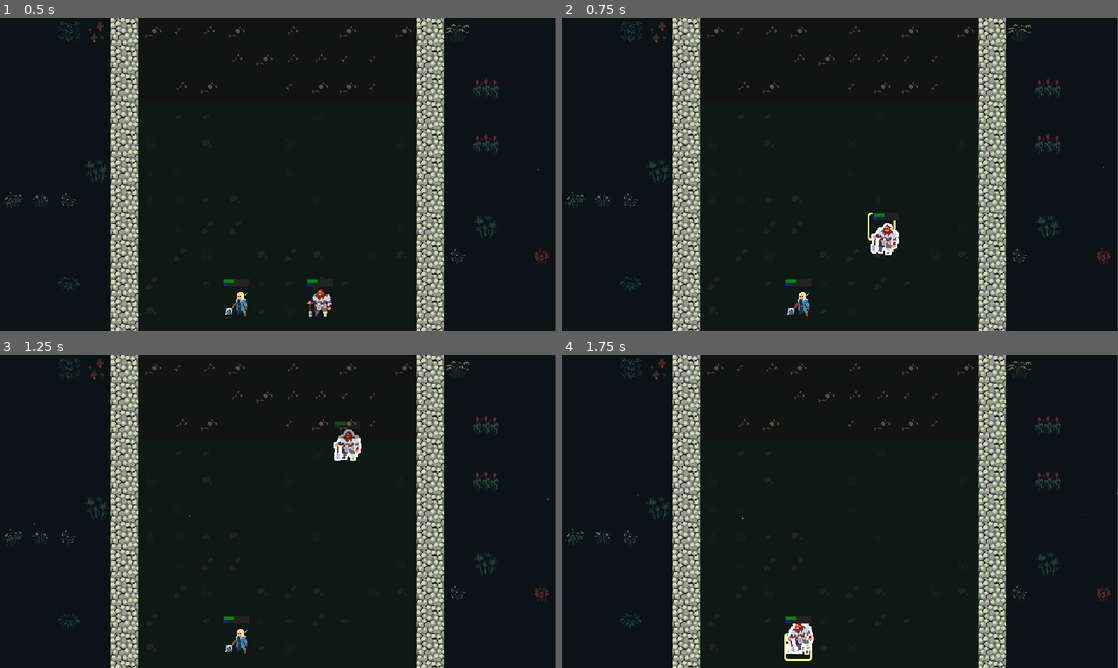
Above: before the commit, frames 1-4 (two rows, left to right).
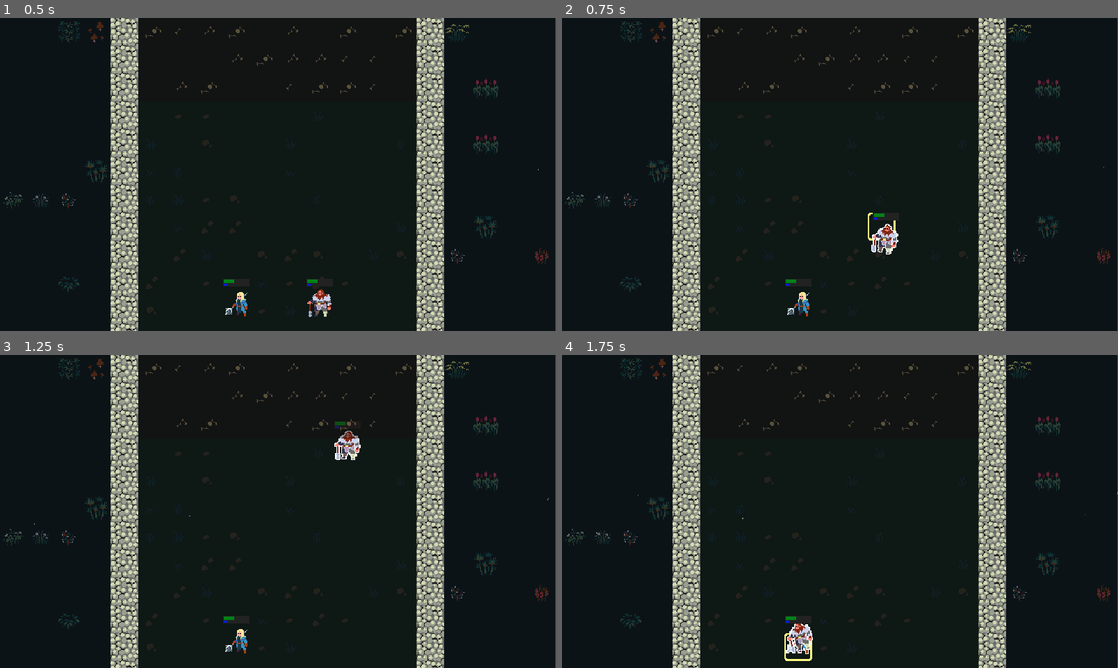
Above: after the commit, the same moments.

Repository: aezukme/tjt
Game: Godot game, scene res://scenes/arena/arena.tscn
Two runs of this game, one before a commit and one after it. Both use one fixed random seed, a clock stepped at 60 frames per second and the inputs below.
Inputs (mouse positions are in pixels of both pictures, inside the frame that each line leads up to):
- Up to frame 1 (0.5 s): no input
- Up to frame 2 (0.75 s): tap Enter at 0.5 s; drag from (878, 302) to (895, 105) at 0.52 s
- Up to frame 3 (1.25 s): no input
- Up to frame 4 (1.75 s): drag from (906, 445) to (795, 639) at 1.27 s

Frame 1 is identical in both runs. In frame 2, less than 0.1% of the frame differs, in the area x 55-61%, y 65-76%; in frame 3, less than 0.1%; in frame 4, less than 0.1%, in the area x 40-46%, y 85-96%.

Commit message:
added unit spawner, comments for func

Diff:
--- a/components/drag_and_drop.gd
+++ b/components/drag_and_drop.gd
@@ -13,16 +13,19 @@
 var dragging := false
 
 
+## Called when the node enters the scene tree. Asserts and connects input event.
 func _ready() -> void:
 	assert(target, "No target set for DragAndDrop Component!")
 	target.input_event.connect(_on_target_input_event.unbind(1))
 
 
+## Updates the target's position to follow the mouse while dragging.
 func _process(_delta: float) -> void:
 	if dragging and target:
 		target.global_position = target.get_global_mouse_position() + offset
 
 
+## Handles input for canceling or dropping the drag operation.
 func _input(event: InputEvent) -> void:
 	if dragging and event.is_action_pressed("cancel_drag"):
 		_cancel_dragging()
@@ -30,17 +33,20 @@
 		_drop()
 
 
+## Ends the dragging state and resets the target's group and z-index.
 func _end_dragging() -> void:
 	dragging = false
 	target.remove_from_group("dragging")
 	target.z_index = 0
 
 
+## Cancels dragging and emits the drag_canceled signal.
 func _cancel_dragging() -> void:
 	_end_dragging()
 	drag_canceled.emit(starting_position)
 
 
+## Starts dragging, records the starting position, and emits drag_started.
 func _start_dragging() -> void:
 	dragging = true
 	starting_position = target.global_position
@@ -50,11 +56,13 @@
 	drag_started.emit()
 
 
+## Ends dragging and emits the dropped signal.
 func _drop() -> void:
 	_end_dragging()
 	dropped.emit(starting_position)
 
 
+## Handles input events on the target to start dragging if appropriate.
 func _on_target_input_event(_viewport: Node, event: InputEvent) -> void:
 	if not enabled:
 		return
--- a/components/outline_highlighter.gd
+++ b/components/outline_highlighter.gd
@@ -6,13 +6,16 @@
 @export_range(1, 10) var outline_thickness: int
 
 
+## Sets the outline color shader parameter on ready.
 func _ready() -> void:
 	visuals.material.set_shader_parameter("line_color", outline_color)
 
 
+## Clears the outline highlight by setting thickness to 0.
 func clear_highlight() -> void:
 	visuals.material.set_shader_parameter("line_thickness", 0)
 
 
+## Applies the outline highlight by setting thickness to the configured value.
 func highlight() -> void:
 	visuals.material.set_shader_parameter("line_thickness", outline_thickness)
--- a/components/play_area.gd
+++ b/components/play_area.gd
@@ -6,17 +6,22 @@
 
 var bounds: Rect2i
 
+## Initializes the play area bounds based on the unit grid size.
 func _ready() -> void:
 	bounds = Rect2i(Vector2i.ZERO, unit_grid.size)
 
+## Converts a global position to a tile coordinate in this play area.
 func get_tile_from_global(global: Vector2) -> Vector2i:
 	return local_to_map(to_local(global))
 
+## Converts a tile coordinate to a global position in this play area.
 func get_global_from_tile(tile: Vector2i) -> Vector2:
 	return to_global(map_to_local(tile))
 
+## Returns the tile currently hovered by the mouse in this play area.
 func get_hovered_tile() -> Vector2i:
 	return local_to_map(get_local_mouse_position())
 
+## Returns true if the given tile is within the play area bounds.
 func is_tile_within_bounds(tile: Vector2i) -> bool:
 	return bounds.has_point(tile)
--- a/components/tile_highlighter.gd
+++ b/components/tile_highlighter.gd
@@ -9,6 +9,7 @@
 @onready var source_id := play_area.tile_set.get_source_id(0)
 
 
+## Updates the highlight tile each frame if enabled and within bounds.
 func _process(_delta: float) -> void:
 	if not enabled:
 		return
@@ -22,6 +23,7 @@
 	_update_tile(selected_tile)
 
 
+## Enables or disables the tile highlighter, clearing highlight if disabled.
 func _set_enabled(new_value: bool) -> void:
 	enabled = new_value
 
@@ -29,6 +31,7 @@
 		highlight_layer.clear()
 
 
+## Highlights the specified tile on the highlight layer.
 func _update_tile(selected_tile: Vector2i) -> void:
 	highlight_layer.clear()
 	highlight_layer.set_cell(selected_tile, source_id, tile)
--- a/components/unit_grid.gd
+++ b/components/unit_grid.gd
@@ -7,15 +7,18 @@
 
 var units: Dictionary
 
+## Initializes the grid dictionary with empty slots for each tile.
 func _ready() -> void:
 	for i in range(size.x):
 		for j in range(size.y):
 			units[Vector2i(i, j)] = null
 
+## Adds a unit to the specified tile and emits a change signal.
 func add_unit(tile: Vector2i, unit: Node) -> void:
 	units[tile] = unit
 	unit_grid_changed.emit()
 
+## Removes a unit from the specified tile and emits a change signal.
 func remove_unit(tile: Vector2i) -> void:
 	var unit := units[tile] as Node
 
@@ -25,18 +28,22 @@
 	units[tile] = null
 	unit_grid_changed.emit()
 
+## Returns true if the specified tile is occupied by a unit.
 func is_tile_occupied(tile: Vector2i) -> bool:
 	return units[tile] != null
 
+## Returns true if all tiles in the grid are occupied.
 func is_grid_full() -> bool:
 	return units.keys().all(is_tile_occupied)
 
+## Returns the first available (empty) tile in the grid, or (-1, -1) if full.
 func get_first_available_tile() -> Vector2i:
 	for tile in units.keys():
 		if not is_tile_occupied(tile):
 			return tile
 	return Vector2i(-1, -1)
 
+## Returns an array of all units currently in the grid.
 func get_all_units() -> Array:
 	var unit_list = []
 
--- a/components/unit_mover.gd
+++ b/components/unit_mover.gd
@@ -3,21 +3,25 @@
 
 @export var play_areas: Array[PlayArea]
 
+## Called when the node enters the scene tree. Sets up all units in the scene.
 func _ready() -> void:
 	var units := get_tree().get_nodes_in_group("units")
 	for unit: Unit in units:
 		setup_unit(unit)
 
 
+## Connects drag-and-drop signals for a given unit to the mover's handlers.
 func setup_unit(unit: Unit) -> void:
 	unit.drag_and_drop.drag_started.connect(_on_unit_drag_started.bind(unit))
 	unit.drag_and_drop.drag_canceled.connect(_on_unit_drag_canceled.bind(unit))
 	unit.drag_and_drop.dropped.connect(_on_unit_dropped.bind(unit))
 
+## Enables or disables tile highlighters for all play areas.
 func _set_highlighters(enabled: bool) -> void:
 	for play_area: PlayArea in play_areas:
 		play_area.tile_highlighter.enabled = enabled
 
+## Returns the index of the play area containing the given global position.
 func _get_play_area_for_position(global: Vector2) -> int:
 	var dropped_area_index := -1
 
@@ -29,6 +33,7 @@
 	return dropped_area_index
 
 
+## Resets a unit to its starting position and updates the grid.
 func _reset_unit_to_starting_position(starting_position: Vector2, unit: Unit) -> void:
 	var i := _get_play_area_for_position(starting_position)
 	var tile := play_areas[i].get_tile_from_global(starting_position)
@@ -36,11 +41,13 @@
 	unit.reset_after_dragging(starting_position)
 	play_areas[i].unit_grid.add_unit(tile, unit)
 
+## Moves a unit to a specific tile in a play area and updates its position.
 func _move_unit(unit: Unit, play_area: PlayArea, tile: Vector2i) -> void:
 	play_area.unit_grid.add_unit(tile, unit)
 	unit.global_position = play_area.get_global_from_tile(tile) - Arena.HALF_CELL_SIZE
 	unit.reparent(play_area.unit_grid)
 
+## Handler for when a unit starts being dragged. Removes it from its old tile.
 func _on_unit_drag_started(unit: Unit) -> void:
 	_set_highlighters(true)
 
@@ -49,10 +56,12 @@
 		var tile := play_areas[i].get_tile_from_global(unit.global_position)
 		play_areas[i].unit_grid.remove_unit(tile)
 
+## Handler for when a unit drag is canceled. Resets the unit to its original position.
 func _on_unit_drag_canceled(starting_position: Vector2, unit: Unit) -> void:
 	_set_highlighters(false)
 	_reset_unit_to_starting_position(starting_position, unit)
 
+## Handler for when a unit is dropped. Moves the unit or swaps if occupied.
 func _on_unit_dropped(starting_position: Vector2, unit: Unit) -> void:
 	_set_highlighters(false)
 
--- /dev/null
+++ b/components/unit_spawner.gd
@@ -0,0 +1,43 @@
+
+# Spawns units into the first available play area (enemy or game area).
+class_name UnitSpawner
+extends Node
+
+
+# Emitted when a unit is spawned and added to the scene.
+signal unit_spawned(unit: Unit)
+
+
+# Preloads the unit scene for instancing new units.
+const UNIT = preload("res://scenes/unit/unit.tscn")
+
+
+# References to the enemy and game play areas where units can be spawned.
+@export var enemy_area: PlayArea
+@export var game_area: PlayArea
+
+
+# Returns the first play area (enemy or game) that has available space for a unit.
+func _get_first_available_area() -> PlayArea:
+	if not enemy_area.unit_grid.is_grid_full():
+		return enemy_area
+	elif not game_area.unit_grid.is_grid_full():
+		return game_area
+
+	return null
+
+
+
+# Spawns a new unit with the given stats in the first available play area.
+# Emits the unit_spawned signal after adding the unit.
+func spawn_unit(unit: UnitStats) -> void:
+	var area := _get_first_available_area()
+	assert(area, "No available space to add unit to!")
+
+	var new_unit := UNIT.instantiate()
+	var tile := area.unit_grid.get_first_available_tile()
+	area.unit_grid.add_child(new_unit)
+	area.unit_grid.add_unit(tile, new_unit)
+	new_unit.global_position = area.get_global_from_tile(tile) - Arena.HALF_CELL_SIZE
+	new_unit.stats = unit
+	unit_spawned.emit(new_unit)
--- a/components/velocity_based_rotation.gd
+++ b/components/velocity_based_rotation.gd
@@ -14,6 +14,7 @@
 var just_dropped := false
 
 
+## Called when the node enters the scene tree. Initializes last position and connects drag signals.
 func _ready() -> void:
 	if target:
 		last_position = target.global_position
@@ -28,6 +29,7 @@
 			drag_and_drop.drag_canceled.connect(_on_drag_canceled)
 
 
+## Handles smooth rotation of the target node based on drag velocity and state.
 func _process(delta: float) -> void:
 	if not enabled or not target:
 		return
@@ -76,6 +78,7 @@
 		target.rotation = lerp_angle(target.rotation, target_angle, lerp_weight)
 
 
+## Enables or disables the rotation effect, resetting rotation if disabled.
 func _set_enabled(value: bool) -> void:
 	enabled = value
 
@@ -83,12 +86,14 @@
 		target.rotation = 0.0
 
 
+## Resets rotation and state when the drag is dropped.
 func _on_dropped(_starting_position: Vector2) -> void:
 	if target:
 		target.rotation = 0.0
 		just_dropped = true
 
 
+## Resets rotation and state when the drag is canceled.
 func _on_drag_canceled(_starting_position: Vector2) -> void:
 	if target:
 		target.rotation = 0.0
--- a/scenes/arena/arena.gd
+++ b/scenes/arena/arena.gd
@@ -5,9 +5,9 @@
 const HALF_CELL_SIZE := Vector2(16, 16)
 const QUARTER_CELL_SIZE := Vector2(8, 8)
 
-# Called when the node enters the scene tree for the first time.
+@onready var unit_mover: UnitMover = $UnitMover
+@onready var unit_spawner: UnitSpawner = $UnitSpawner
+
 func _ready() -> void:
-	pass # Replace with function body.
-
-
-# Called every frame. 'delta' is the elapsed time since the previous frame.
+	unit_spawner.unit_spawned.connect(unit_mover.setup_unit)
+	pass
--- a/scenes/arena/arena.tscn
+++ b/scenes/arena/arena.tscn
@@ -9,6 +9,7 @@
 [ext_resource type="Script" uid="uid://4ws5xrynj7ig" path="res://components/tile_highlighter.gd" id="6_u52cf"]
 [ext_resource type="Resource" uid="uid://cks8r0jxncpqo" path="res://data/units/mage.tres" id="8_6w4xk"]
 [ext_resource type="Script" uid="uid://xpff4so18v45" path="res://components/unit_mover.gd" id="8_ii07k"]
+[ext_resource type="Script" uid="uid://b6rjlsb7nqmne" path="res://components/unit_spawner.gd" id="10_2ml6w"]
 
 [sub_resource type="Curve" id="Curve_8trdl"]
 _data = [Vector2(0, 0), 0.0, 0.0, 0, 0, Vector2(0.19266054, 1), 0.0, 0.0, 0, 0, Vector2(0.77675843, 1), 0.0, 0.0, 0, 0, Vector2(1, 0), 0.0, 0.0, 0, 0]
@@ -135,3 +136,6 @@
 [node name="UnitMover" type="Node" parent="." node_paths=PackedStringArray("play_areas")]
 script = ExtResource("8_ii07k")
 play_areas = [NodePath("../GameArea")]
+
+[node name="UnitSpawner" type="Node" parent="."]
+script = ExtResource("10_2ml6w")
--- a/scenes/unit/unit.tscn
+++ b/scenes/unit/unit.tscn
@@ -88,7 +88,7 @@
 script = ExtResource("4_0wuuu")
 visuals = NodePath("../Visuals")
 outline_color = Color(1, 1, 1, 1)
-outline_thickness = 2
+outline_thickness = 1
 
 [connection signal="mouse_entered" from="." to="." method="_on_mouse_entered"]
 [connection signal="mouse_exited" from="." to="." method="_on_mouse_exited"]
Not shown, added: components/unit_spawner.gd.uid
Not shown: 1 places in scenes/arena/arena.tscn that only renumber resources
